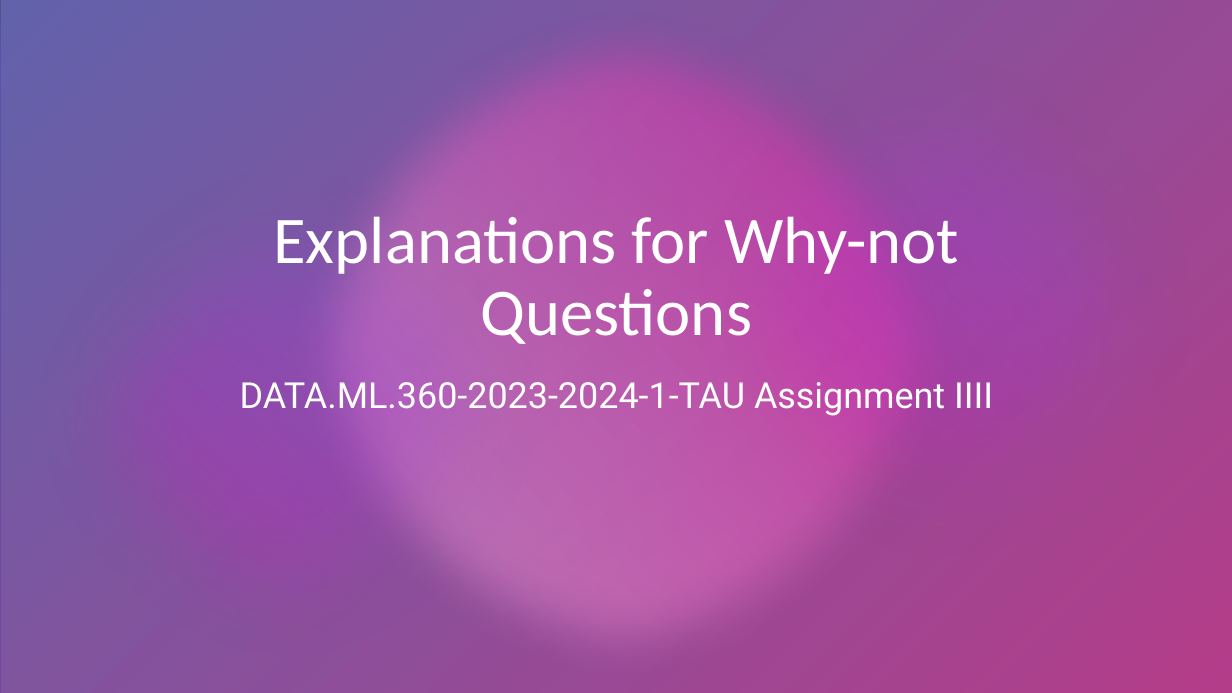
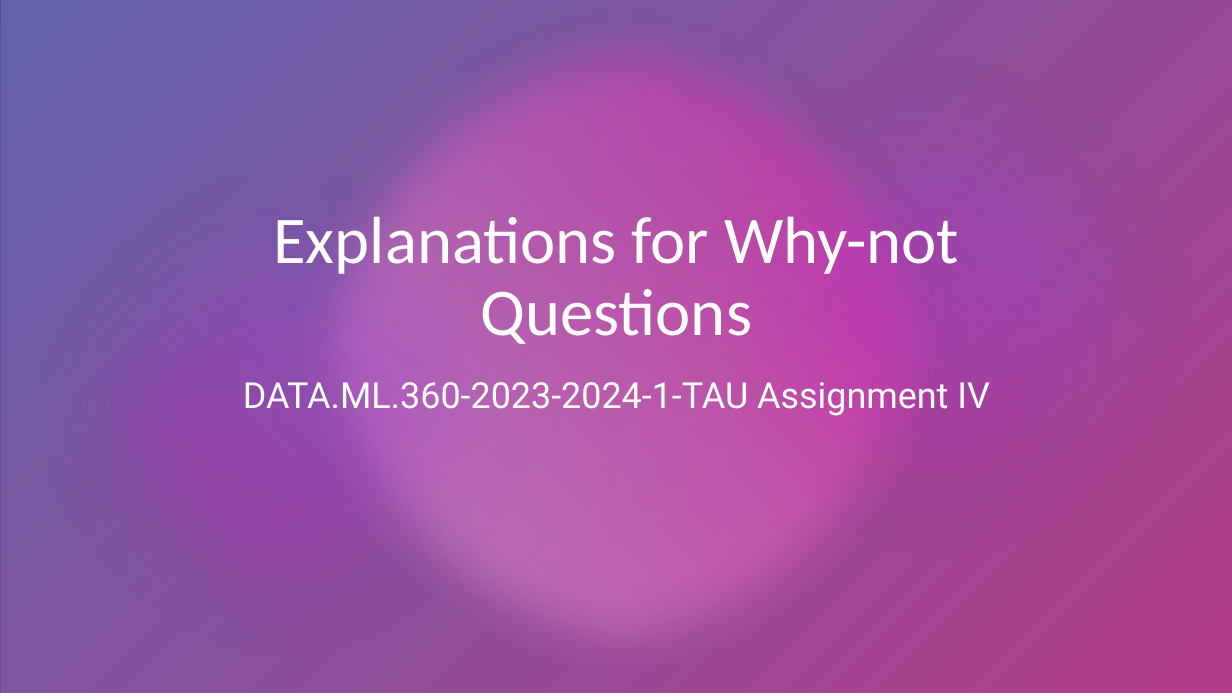
Before and after one commit to miajaa/recsys, a slide deck: slide 1 of Assignment4ppt.pptx. Drawn at 1232x693 pixels with LibreOffice and Linux fonts; fonts in the diff are those of the drawing; background and template pictures are left out; a plain dark background stands for a picture behind light text. Boxes give left, top, right and bottom in pixels: in the first picture for what was removed or moved away, otherwise in the second. Text is boxed around its words. In the diff, an @@ line names an element or a change of style, - is before the commit and + after.

```diff
--- a/Assignment4ppt.pptx
+++ b/Assignment4ppt.pptx
@@ text at bbox=[243, 375, 990, 417]: text changed @@
-DATA.ML.360-2023-2024-1-TAU Assignment IIII
+DATA.ML.360-2023-2024-1-TAU Assignment IV
```
Also in this commit, not shown: 4 other slides changed, 1 slide added, 1 other file.
